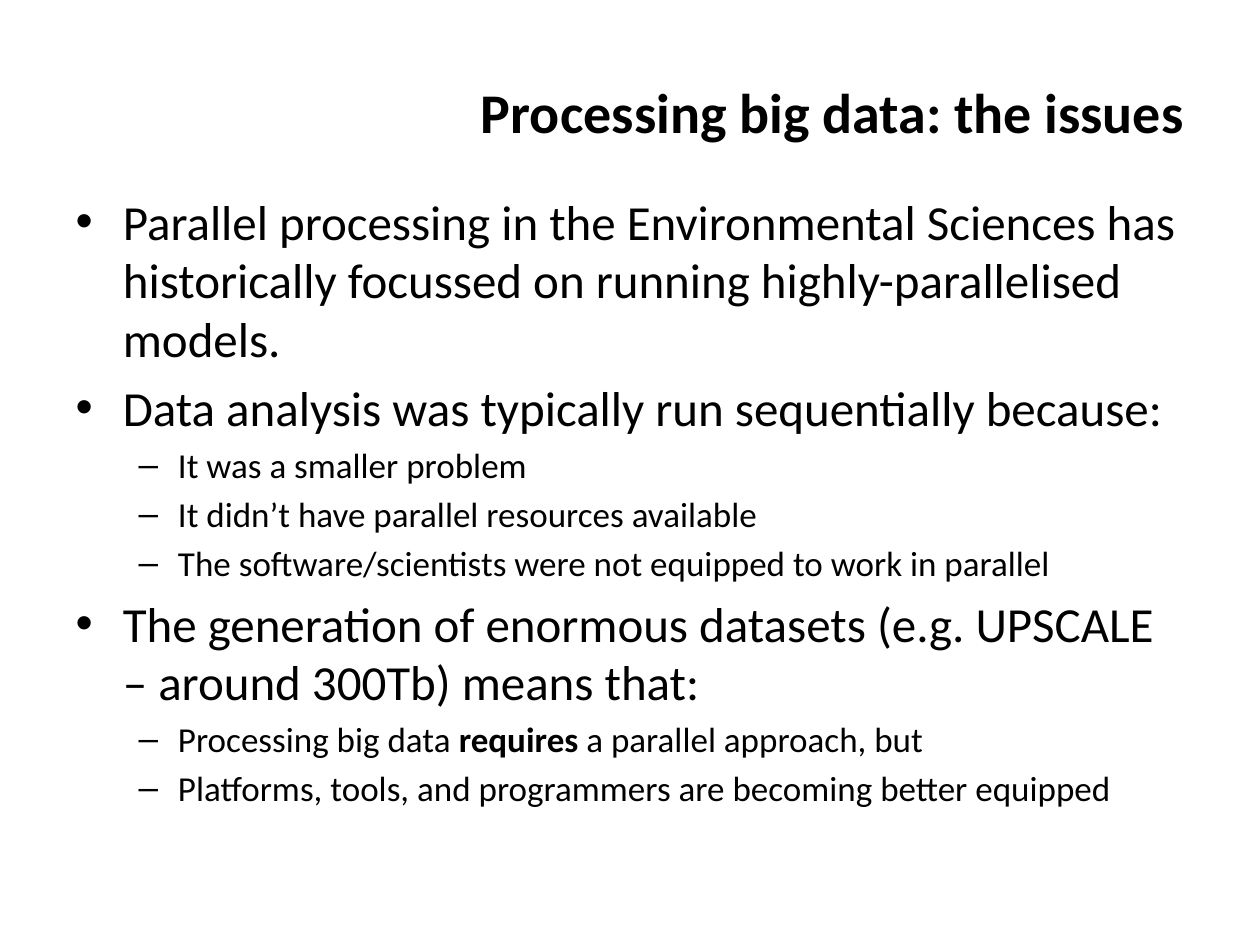
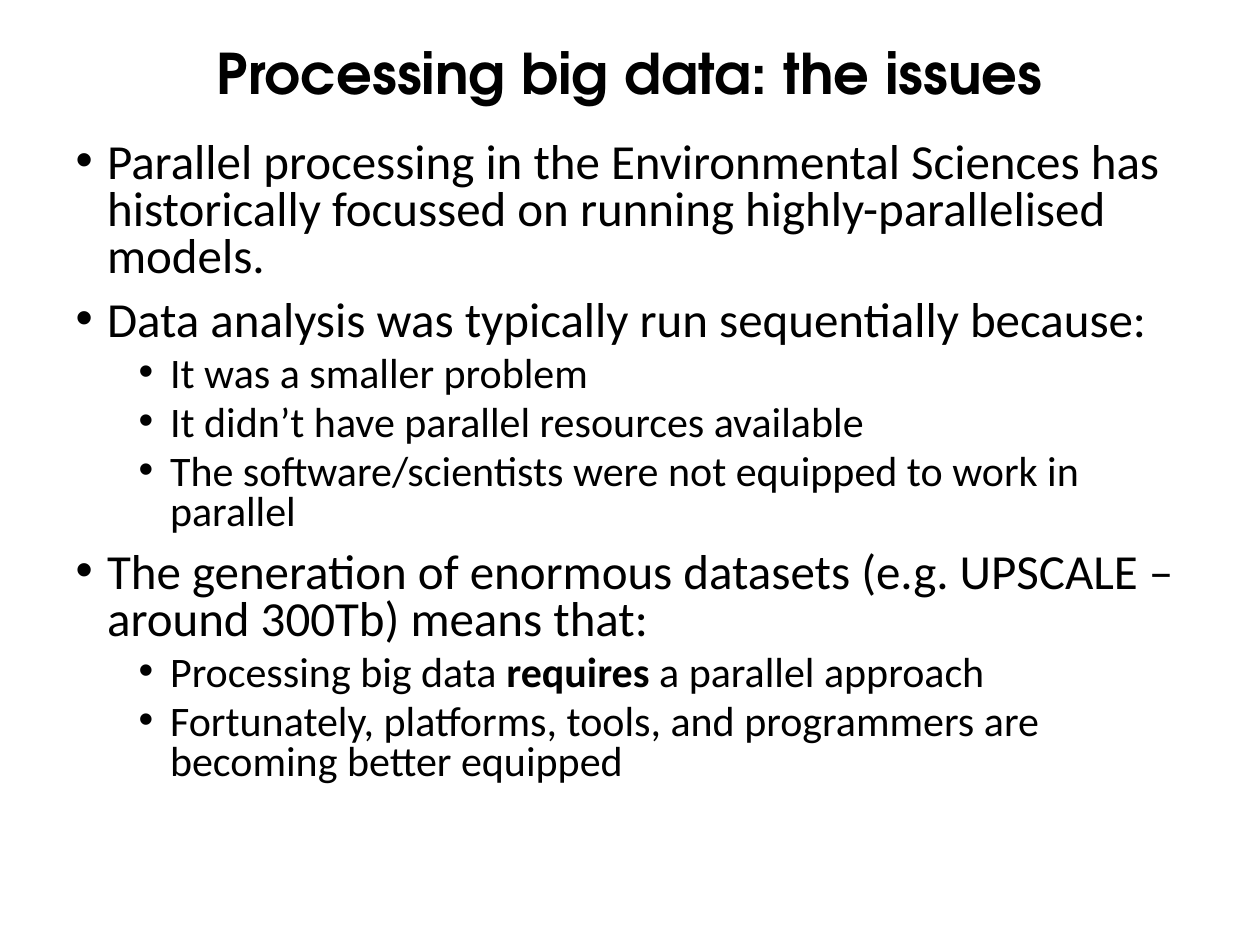
Before and after one commit to ncasuk/ncas-isc, a slide deck: slide 3 of overview_presentations/Parallel_Processing_Large_Data.pptx. Drawn at 1260x945 pixels with LibreOffice and Linux fonts; fonts in the diff are those of the drawing; background and template pictures are left out. Boxes give left, top, right and bottom in pixels: in the first picture for what was removed or moved away, otherwise in the second. Text is boxed around its words. In the diff, an @@ line names an element or a change of style, - is before the commit and + after.

```diff
--- a/overview_presentations/Parallel_Processing_Large_Data.pptx
+++ b/overview_presentations/Parallel_Processing_Large_Data.pptx
@@ title "Processing big data: the issues" at box(217, 51, 1042, 107): font Calibri to TeX Gyre Adventor; alignment right to centre; line spacing 1 to 0.9 @@
@@ text "Parallel processing in the Environmental ...": place and size @@
-text "Parallel processing in the Environmental ..." at box(123, 206, 1175, 807)
+text "Parallel processing in the Environmental ..." at box(107, 145, 1159, 784)
@@ text at box(107, 145, 1159, 643): size 20 to 24 pt in "It was a smaller problem", "It didn’t have parallel resources available", "The software/scientists were not equipped to work ..."; indent changed; line spacing 1 to 0.8; more space between paragraphs; bullet – to • @@
@@ text at box(170, 657, 1039, 784): text changed; size 20 to 24 pt @@
-  – Processing big data requires a parallel approach, but
-  – Platforms, tools, and programmers are becoming better equipped
+  • Processing big data requires a parallel approach
+  • Fortunately, platforms, tools, and programmers are becoming better equipped
```
Also in this commit, not shown: 26 other slides changed, 1 slide added, 2 other files.
